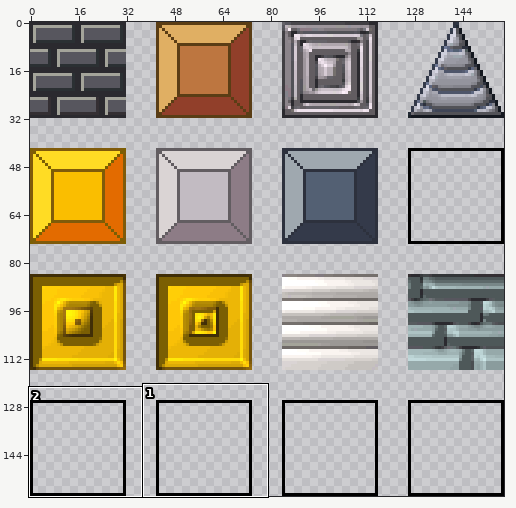
One commit to this sprite sheet: tilesets/4x4 Extras Sheet.png. Above: a wide view before the commit, with the close-up outlined.
Close-up. First the earlier version:
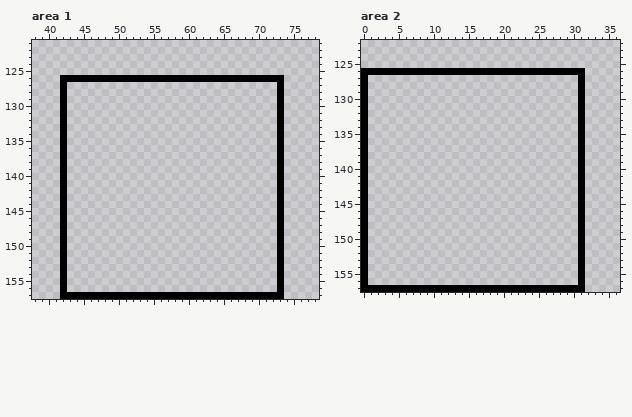
The file is 158x158 pixels. Colours within 5 levels of each other are drawn and written as one. Shown: area 1: x 38..78, y 121..157; area 2: x 0..36, y 122..157.
And afterwards:
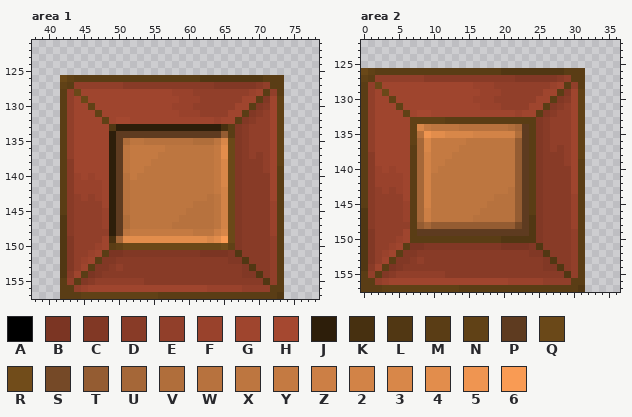
Palette (. is transparent): A #000000  B #7b3523  C #813825  D #883b27  E #913f2a  F #99422c  G #9f452e  H #a54830  J #2d1e0a  K #473010  L #513713  M #5a3d15  N #604116  P #5e3b20  Q #6a4818  R #714c1a  S #754927  T #945c32  U #a56738  V #b06e3b  W #b7723e  X #bd7640  Y #c47a42  Z #cc7f45  2 #d28347  3 #d88749  4 #e28d4c  5 #ef9551  6 #f99b54
Diff:
Changed rows in their new state; - is an unchanged pixel.
Area 1:
first column x 42:
126 QNMMMMMMMMMMMMMMMMMMLLLLLLLLLMMM
127 NMEEEEEEEDDDDDDDDDDDDDCCCCCCDEMM
128 MEQGGGGGGGGGGGGGFFFEEEEEEEEFGMEM
129 MEGQGGGGGGGGGGGGGFFFEEEEEEGGMCGN
130 MEGGNGGGGGGGGGGGFFFEEEEEEGGMCDGN
131 MEGGGNGGGGGGGGGGGFFFEEEEGGMCDEGN
132 MEGGGGNGHHGGGGGGGGGGGGFGGMCDEEGN
133 MEGGGGGLJJJJJJJJJJJJJJJKMCDEEEGN
134 MEGGGGGJPPPPPPPPPPPPPPPTMCDEEEGN
135 MEGGGGGJPVXXWWWWWWWVVVX3QCDEEEGN
136 MEGGGGGJPXYYYYYXXXXXXXY4QCDEEEGN
137 MEGGGGGJPXYYYYXXXXXXXXY4QCDEDEGN
138 MDGGGGGJPXYYYXXXXXXXXXY3QCDDDEGN
139 MDGGGGGJPXYYXXXXXXXXXXY3QCDDDEGM
140 MDFGFGGJPWYXXXXXXXXXXXY3QCDDDDGM
141 MDFFFFGJPWXXXXXXXXXXXXY3QCDDDDGM
142 MDFFFFGJPWXXXXXXXXXXXXY2QCDDDDGM
143 MDEFEFGJPWXXXXXXXXXXXWX2QCDDDDGM
144 MDEEEEGJPWXXXXXXXXXWWWX2QCDDDDFM
145 MDEEEEFJPWXXXXXXXXWWWWX2QCDDDDFM
146 LDEEEEFJPVXXXXXXXWWWWWX2QCDDDDFM
147 LDEEEEFJPVXXXXXXWWWWWWX2QCDDDDFM
148 LDEEEEEJPXYYYYYYYYYXXXZ3QCDDDDFM
149 LCEEEEGKU444444444444346QCDDDDEM
150 LCEEEFGMNQQQQQQQQQQQQQQRNCDDDDEM
151 LCEEFGMBBCCCCCCCCCCCBBBBCLDDDDEM
152 LCEFGMCCDDDDDDDDDDDDDDDDCCLDDDEM
153 LCEGMCCDEDDDDDDDDDDDDDDDDDCLDDEM
154 LDGMBCDDDDDDDDDDDDDDDDDDDDCCLDEM
155 MEMCDEEEEEEEDDDDDDDDDDDDDDDDDLEM
156 MMEFGGGGGGGGGGGGGGGGGFFFFFEEEEMM
157 MMMNNNNNNNNNNNMMMMMMMMMMMMMMMMML
Area 2:
first column x 0:
126 QNMMMMMMMMMMMMMMMMMMLLLLLLLLLMMM
127 NMEEEEEEEDDDDDDDDDDDDDCCCCCCDEMM
128 MEQGGGGGGGGGGGGGFFFEEEEEEEEFGMEM
129 MEGQGGGGGGGGGGGGGFFFEEEEEEGGMCGN
130 MEGGNGGGGGGGGGGGFFFEEEEEEGGMCDGN
131 MEGGGNGGGGGGGGGGGFFFEEEEGGMCDEGN
132 MEGGGGNGHHGGGGGGGGGGGGFGGMCDEEGN
133 MEGGGGGNNNNNMMMMMMMMMMMMMCDEEEGN
134 MEGGGGGN3YXXXXWWWWWWWVUPMCDEEEGN
135 MEGGGGGNW5443333222222VPMCDEEEGN
136 MEGGGGGNU3YYYYYXXXXXXXTPMCDEEEGN
137 MEGGGGGMU3YYYYXXXXXXXXTPMCDEDEGN
138 MDGGGGGMU2YYYXXXXXXXXXTPMCDDDEGN
139 MDGGGGGMU2YYXXXXXXXXXXTPMCDDDEGM
140 MDFGFGGMU2YXXXXXXXXXXXTPMCDDDDGM
141 MDFFFFGMU2XXXXXXXXXXXXTPMCDDDDGM
142 MDFFFFGMU2XXXXXXXXXXXXTPMCDDDDGM
143 MDEFEFGMU2XXXXXXXXXXXWTPMCDDDDGM
144 MDEEEEGMU2XXXXXXXXXWWWTPMCDDDDFM
145 MDEEEEFMU2XXXXXXXXWWWWTPMCDDDDFM
146 LDEEEEFMUZXXXXXXXWWWWWTPMCDDDDFM
147 LDEEEEFMUZXXXXXXWWWWWWTPLCDDDDFM
148 LDEEEEEMTUTTTTTTTTTTTTSPLCDDDDFM
149 LCEEEEGMPPPPPPPPPPPPPPPPLCDDDDEM
150 LCEEEFGMMMMMMMMMMMMMLLLLLCDDDDEM
151 LCEEFGMBBCCCCCCCCCCCBBBBCLDDDDEM
152 LCEFGMCCDDDDDDDDDDDDDDDDCCLDDDEM
153 LCEGMCCDEDDDDDDDDDDDDDDDDDCLDDEM
154 LDGMBCDDDDDDDDDDDDDDDDDDDDCCLDEM
155 MEMCDEEEEEEEDDDDDDDDDDDDDDDDDLEM
156 MMEFGGGGGGGGGGGGGGGGGFFFFFEEEEMM
157 MMMNNNNNNNNNNNMMMMMMMMMMMMMMMMML
Boxes around the changes in both close-ups, in picture pixels (x1, y1, x2, y2):
changed: (60, 75, 284, 299)
changed: (361, 68, 585, 292)
